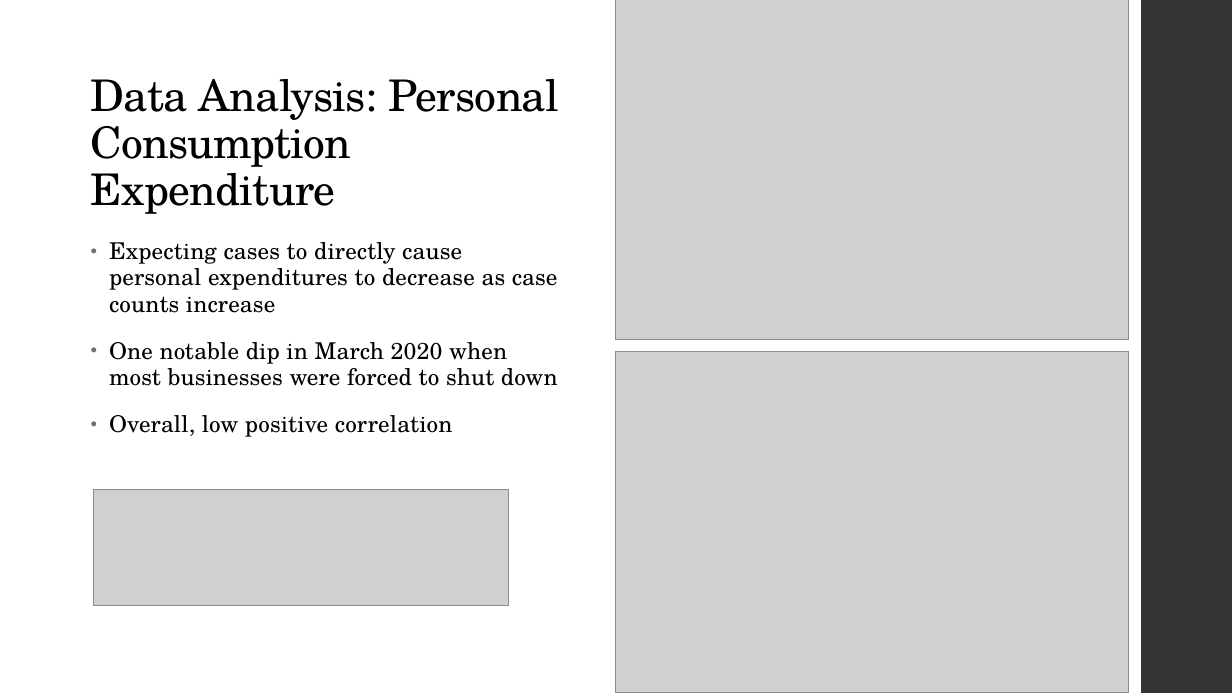
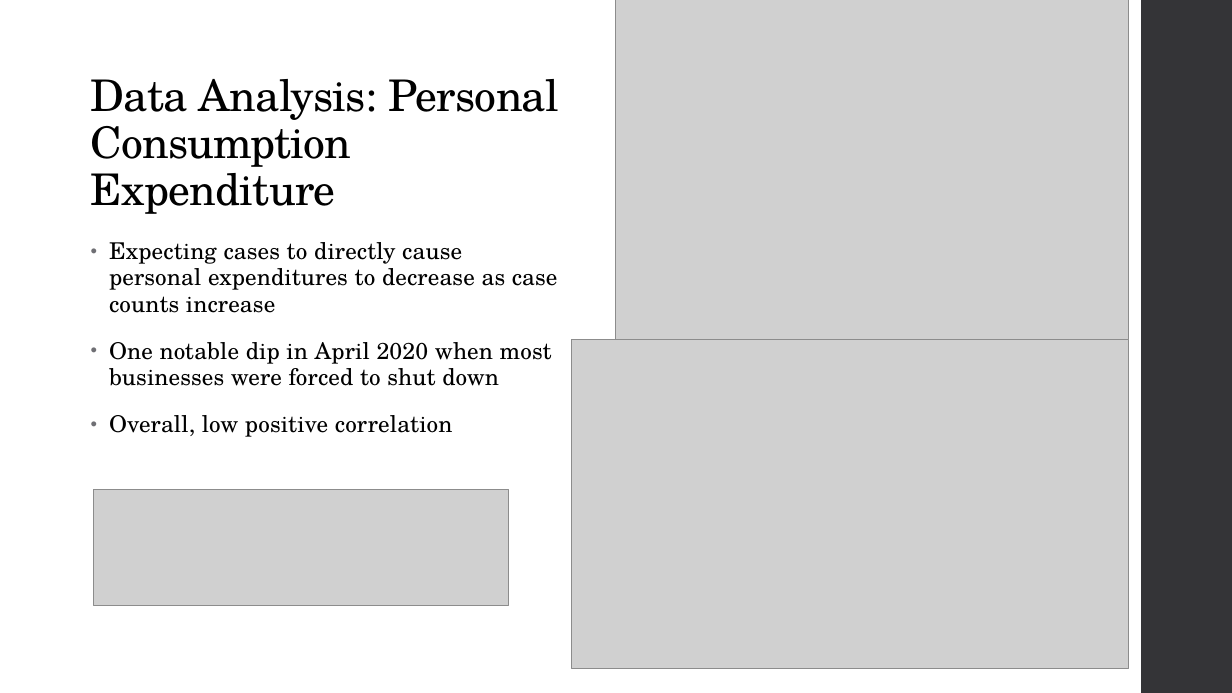
Before and after one commit to priscilla-wong/Project_1, a slide deck: slide 8 of Project_1_Slides.pptx. Drawn at 1232x693 pixels with LibreOffice and Linux fonts; fonts in the diff are those of the drawing; grey boxes stand for pictures. Boxes give left, top, right and bottom in pixels: in the first picture for what was removed or moved away, otherwise in the second. Text is boxed around its words. In the diff, an @@ line names an element or a change of style, - is before the commit and + after.

Commit message:
updating one slide

```diff
--- a/Project_1_Slides.pptx
+++ b/Project_1_Slides.pptx
@@ text at (x1=109, y1=342, x2=552, y2=386): text changed @@
-• One notable dip in March 2020 when most businesses were forced to shut down
+• One notable dip in April 2020 when most businesses were forced to shut down
@@ picture resized from (x1=616, y1=351, x2=1129, y2=693) to (x1=571, y1=339, x2=1129, y2=668) @@
```
